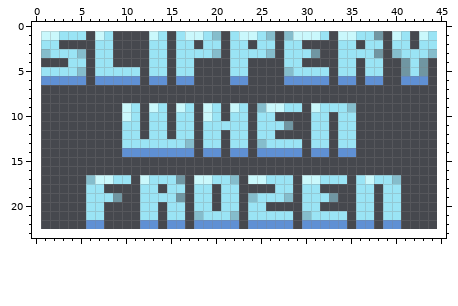
Pixel-art file -- asset_source/images/intro.ase. The first picture shows the starting point.
44x22 pixels, 1 frame. The old version is drawn lined up with the new one, on the new canvas.
The same view after the edit:
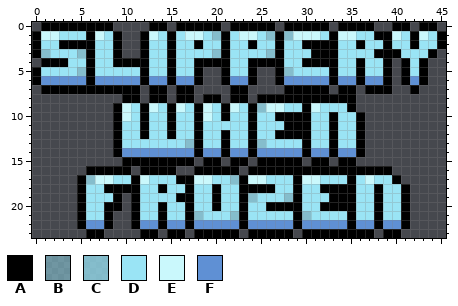
Palette (. is transparent): A #000000  B #9ae4f580  C #9ae4f5c0  D #9ae4f5  E #caf8fc  F #5f90d4
The exact change:
canvas 44x22 -> 46x24, the old top-left corner now at 1,1
@@ x 0..45 @@
- 0 ..............................................
- 1 .EEDDD.ED....ED.DEEDC.DEEDC.CEEED.EEDDB.ED.ED.
- 2 .DD....DD....DD.DD.DD.DD.DD.DD....DD.DD.DD.DD.
- 3 .CDDDC.DD....DD.DDDDC.DDDDC.DDDB..DDDDB.CDDDC.
- 4 ....DD.DD....DD.DD....DD....DD....DD.DD..BDB..
- 5 .DDDDC.DDDDD.DD.DD....DD....CDDDD.DD.DD..BDB..
- 6 .FFFFF.FFFFF.FF.FF....FF....FFFFF.FF.FF..FFF..
- 7 ..............................................
- 8 ..............................................
- 9 ..........ED.ED.ED.ED.ED.CEEDD.EDDDC..........
-10 ..........ED.DD.DD.ED.DD.DD....DD.DD..........
-11 ..........DD.DD.DD.DDDDD.DDDB..DD.DD..........
-12 ..........DD.DD.DD.DD.DD.DD....DD.DD..........
-13 ..........DDDDDDDC.DD.DD.CDDDD.DD.DD..........
-14 ..........FFFFFFFF.FF.FF.FFFFF.FF.FF..........
-15 ..............................................
-16 ..............................................
-17 ......CEEDD.EDDDB.EEDDC.EEDDD.EEDDD.DEDDC.....
-18 ......DD....DD.DD.DD.DD....DD.DD....DD.DD.....
-19 ......DDDB..DDDDB.DD.DD.CDDDC.DDDB..DD.DD.....
-20 ......DD....DD.DD.DD.DD.DD....DD....DD.DD.....
-21 ......DD....DD.DD.CDDDC.DDDDD.CDDDD.DD.DD.....
-22 ......FF....FF.FF.FFFFF.FFFFF.FFFFF.FF.FF.....
-23 ..............................................
+ 0 .AAAAAAAA....AA.AAAAA.AAAAA.AAAAA.AAAA..AA.AA.
+ 1 AEEDDDAEDA..AEDADEEDCADEEDCACEEEDAEEDDAAEDAEDA
+ 2 ADDAAAADDA..ADDADDADDADDADDADDAAAADDADDADDADDA
+ 3 ACDDDCADDA..ADDADDDDCADDDDCADDDAAADDDDAAADDDA.
+ 4 .AAADDADDAAAADDADDAAAADDAAAADDAAAADDADDA.ADA..
+ 5 ADDDDCADDDDDADDADDA..ADDA..ACDDDDADDADDA.ADA..
+ 6 AFFFFFAFFFFFAFFAFFA..AFFA..AFFFFFAFFAFFA.AFA..
+ 7 .AAAAAAAAAAA.AA.AA....AA....AAAAA.AA.AAA..A...
+ 8 ..........AA.AA.AA.AA.AA.AAAAAAAAAAA..........
+ 9 .........AEDAEDAEDAEDAEDACEEDDAEDDDA..........
+10 .........AEDADDADDAEDADDADDAAAADDADDA.........
+11 .........ADDADDADDADDDDDADDDAAADDADDA.........
+12 .........ADDADDADDADDADDADDAAAADDADDA.........
+13 .........ADDDDDDDCADDADDACDDDDADDADDA.........
+14 .........AFFFFFFFFAFFAFFAFFFFFAFFAFFA.........
+15 ..........AAAAAAAA.AA.AA.AAAAA.AA.AA..........
+16 ......AAAAA.AAAA..AAAAA.AAAAAAAAAAAAAAAA......
+17 .....ACEEDDAEDDDAAEEDDCAEEDDDAEEDDDADEDDA.....
+18 .....ADDAAAADDADDADDADDAAAADDADDAAAADDADDA....
+19 .....ADDDA.ADDDDAADDADDACDDDCADDDAAADDADDA....
+20 .....ADDAA.ADDADDADDADDADDAAAADDAAAADDADDA....
+21 .....ADDA..ADDADDACDDDCADDDDDACDDDDADDADDA....
+22 .....AFFA..AFFAFFAFFFFFAFFFFFAFFFFFAFFAFFA....
+23 ......AA....AA.AA.AAAAA.AAAAA.AAAAAAAA.AA.....
Boxes around the changes in both pictures, in picture pixels (x1, y1, x2, y2):
changed: (32, 22, 446, 238)
